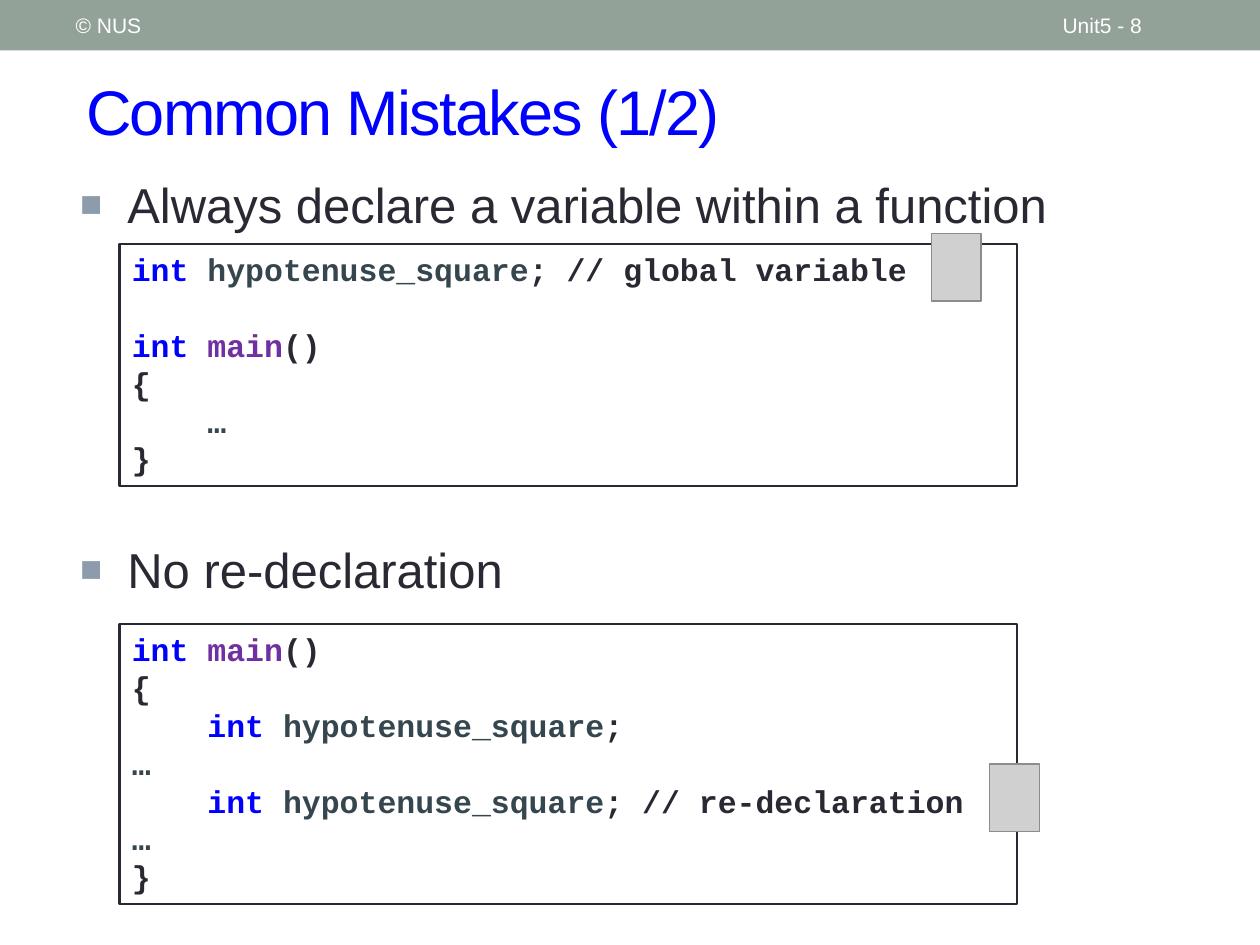
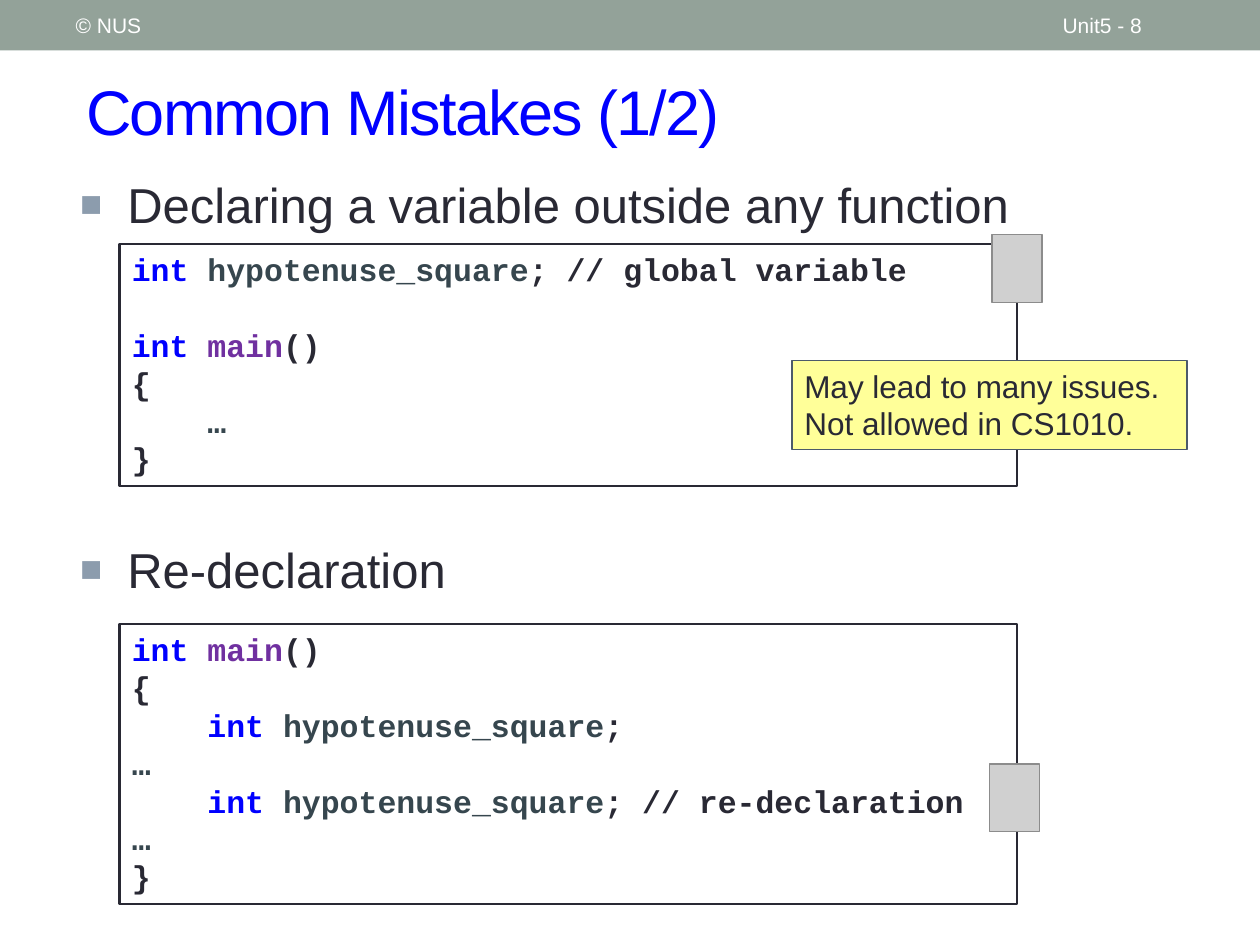
Before and after one commit to nus-cs1010-2021-s2/website, a slide deck: slide 8 of slides/Unit5_First C Program.pptx. Drawn at 1260x945 pixels with LibreOffice and Linux fonts; fonts in the diff are those of the drawing; grey boxes stand for pictures. Boxes give left, top, right and bottom in pixels: in the first picture for what was removed or moved away, otherwise in the second. Text is boxed around its words. In the diff, an @@ line names an element or a change of style, - is before the commit and + after.

```diff
--- a/slides/Unit5_First C Program.pptx
+++ b/slides/Unit5_First C Program.pptx
@@ text at box(127, 187, 1009, 589): text changed @@
-■ Always declare a variable within a function
-■ No re-declaration
+■ Declaring a variable outside any function
+■ Re-declaration
@@ picture: place and size @@
-picture at box(931, 233, 982, 301)
+picture at box(992, 234, 1042, 302)
@@ rectangle added at box(793, 360, 1188, 450), fill #FFFF99, outline #4C5A6A 1 pt, 18 pt, text #292934 @@
+May lead to many issues.
+Not allowed in CS1010.
```
Also in this commit, not shown: 6 other slides changed, 4 other files.
